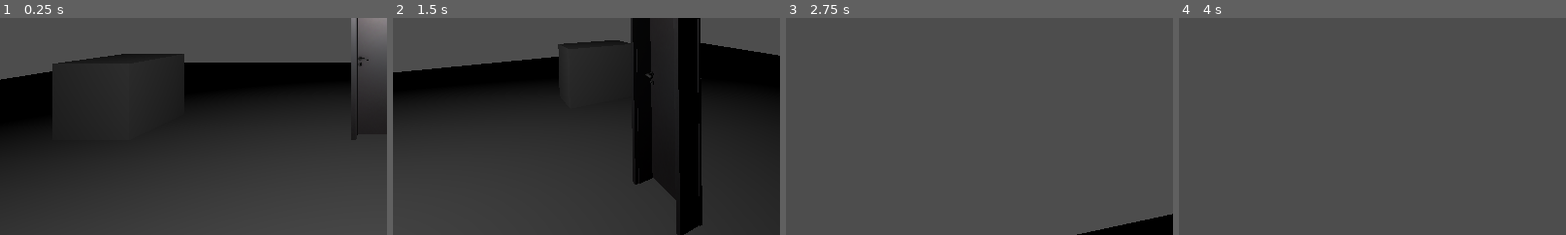
Above: before the commit, frames 1-4 (left to right).
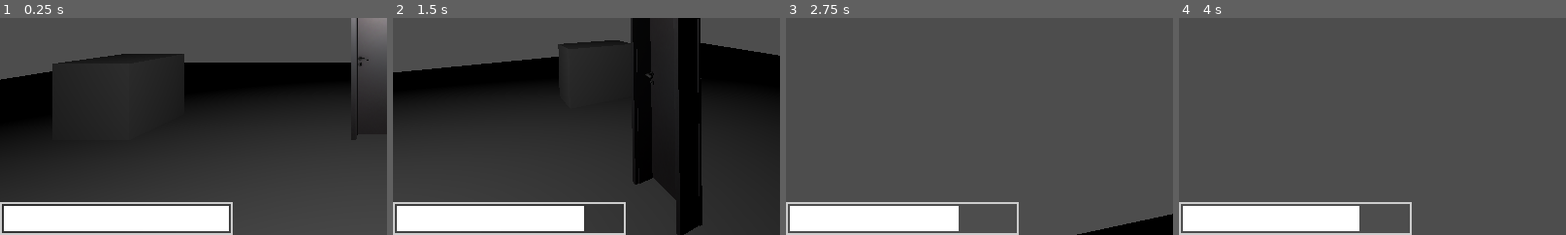
Above: after the commit, the same moments.

Repository: EnderiteFox/backloop
Game: Godot game, scene res://test/player_test.tscn
Two runs of this game, one before a commit and one after it. Both use one fixed random seed, a clock stepped at 60 frames per second and the inputs below.
Inputs (mouse positions are % of the whole screen's width and height, from its top left):
- Up to frame 1 (0.25 s): no input
- Up to frame 2 (1.5 s): tap Enter at 0.5 s; move the mouse to (55, 50) at 0.52 s; hold Shift (sprint) 0.53-1.28 s; hold W (move_forward) from 0.53 s (still down); move the mouse to (45, 50) at 1.27 s; tap E (interact) at 1.35 s
- Up to frame 3 (2.75 s): keep holding W (move_forward); tap Shift (sprint) at 1.55 s; move the mouse to (52, 48) at 2.02 s; hold Shift (sprint) from 2.03 s (still down)
- Up to frame 4 (4 s): keep holding W (move_forward); move the mouse to (49, 52) at 2.77 s; release Shift (sprint) at 2.78 s; tap Shift (sprint) at 2.85 s; move the mouse to (57, 51) at 3.52 s; hold Shift (sprint) from 3.53 s (still down); tap E (interact) at 3.6 s
The pictures show only the part of the screen within x 0-50%, y 50-100%; the shares and areas given below are measured in that part.

The runs differ from the first frame. In frame 1, 8.0% of the frame differs, in the area x 0-61%, y 84-100%; in frame 2, 6.8%; in frame 3, 6.3%; in frame 4, 6.5%.

Commit message:
Added stamina bar
Fixed exhaustion

Diff:
--- a/scene/player/player.tscn
+++ b/scene/player/player.tscn
@@ -1,6 +1,7 @@
-[gd_scene load_steps=3 format=3 uid="uid://b3wh7qyhhwb44"]
+[gd_scene load_steps=4 format=3 uid="uid://b3wh7qyhhwb44"]
 
 [ext_resource type="Script" path="res://script/player/player.gd" id="1_cwurn"]
+[ext_resource type="PackedScene" uid="uid://1m7fgwopygy7" path="res://scene/player/stamina_ui.tscn" id="2_k4avh"]
 
 [sub_resource type="CylinderShape3D" id="CylinderShape3D_5kqbu"]
 height = 1.87
@@ -29,3 +30,6 @@
 collision_mask = 9
 hit_from_inside = true
 collide_with_areas = true
+
+[node name="StaminaUi" parent="." instance=ExtResource("2_k4avh")]
+anchor_top = 0.925
--- /dev/null
+++ b/scene/player/stamina_ui.tscn
@@ -0,0 +1,37 @@
+[gd_scene load_steps=5 format=3 uid="uid://1m7fgwopygy7"]
+
+[ext_resource type="Script" path="res://script/player/stamina_ui.gd" id="1_35a1b"]
+
+[sub_resource type="StyleBoxFlat" id="StyleBoxFlat_h2pp1"]
+bg_color = Color(0.6, 0.6, 0.6, 0)
+border_width_left = 5
+border_width_top = 5
+border_width_right = 5
+border_width_bottom = 5
+shadow_color = Color(0, 0, 0, 0)
+
+[sub_resource type="StyleBoxFlat" id="StyleBoxFlat_3om5h"]
+bg_color = Color(1, 1, 1, 1)
+border_width_left = 10
+border_width_top = 10
+border_width_right = 10
+border_width_bottom = 10
+border_color = Color(0.8, 0.8, 0.8, 0)
+
+[sub_resource type="Theme" id="Theme_4o43d"]
+ProgressBar/colors/font_color = Color(0.94902, 0.94902, 0.94902, 0)
+ProgressBar/colors/font_outline_color = Color(0, 0, 0, 0)
+ProgressBar/styles/background = SubResource("StyleBoxFlat_h2pp1")
+ProgressBar/styles/fill = SubResource("StyleBoxFlat_3om5h")
+
+[node name="StaminaUi" type="ProgressBar"]
+anchors_preset = -1
+anchor_top = 0.9
+anchor_right = 0.3
+anchor_bottom = 1.0
+grow_horizontal = 2
+grow_vertical = 2
+mouse_filter = 2
+theme = SubResource("Theme_4o43d")
+show_percentage = false
+script = ExtResource("1_35a1b")
--- a/script/player/player.gd
+++ b/script/player/player.gd
@@ -52,7 +52,8 @@
 			exhaustion = 5
 	else:
 		stamina += STAMINA_GAIN * delta
-		if exhaustion != 0:
+		stamina = clamp(stamina, 0, 100)
+		if exhaustion > 0:
 			exhaustion -= delta
 
 	move_and_slide()
@@ -80,6 +81,6 @@
 	collisionObject.interacted.emit()
 
 func get_speed():
-	if Input.is_action_pressed("sprint") and stamina >= 0 and exhaustion == 0:
+	if Input.is_action_pressed("sprint") and stamina >= 0 and exhaustion <= 0:
 		return SPRINTSPEED
 	return SPEED
--- /dev/null
+++ b/script/player/stamina_ui.gd
@@ -0,0 +1,4 @@
+extends ProgressBar
+
+func _process(_delta: float) -> void:
+	value = Game.player.stamina
